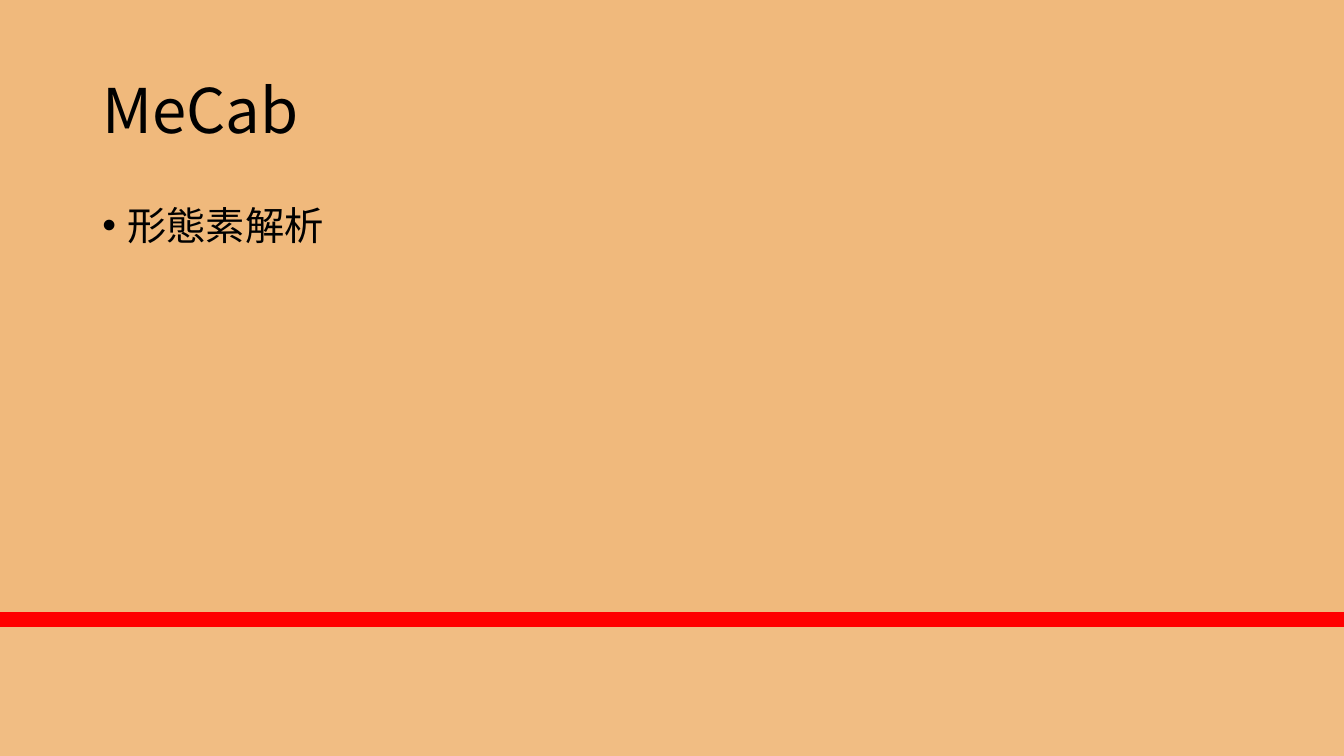
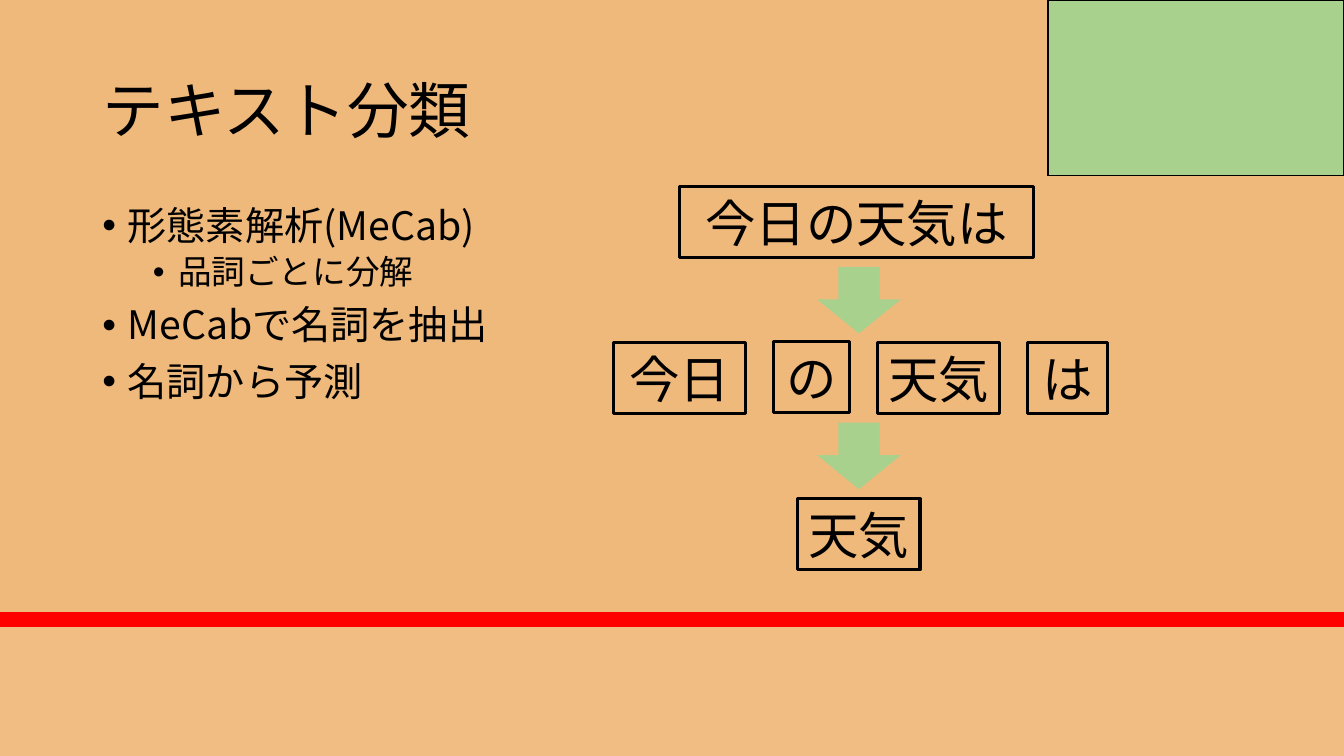
Before and after one commit to RikiishiSuzunosuke/AIspeaker_yosie, a slide deck: slide 13 of presentation/AIスピーカー開発_3_山田.pptx (slide 14 before the commit). Drawn at 1344x756 pixels with LibreOffice and Linux fonts; fonts in the diff are those of the drawing. Boxes give left, top, right and bottom in pixels: in the first picture for what was removed or moved away, otherwise in the second. Text is boxed around its words. In the diff, an @@ line names an element or a change of style, - is before the commit and + after.

```diff
--- a/presentation/AIスピーカー開発_3_山田.pptx
+++ b/presentation/AIスピーカー開発_3_山田.pptx
@@ rectangle added at (1049, 0, 1344, 175), fill #A9D18E, outline #000000 1 pt @@
@@ title at (102, 82, 470, 138): text changed @@
-MeCab
+テキスト分類
@@ text at (128, 207, 488, 400): text changed @@
-• 形態素解析
+• 形態素解析(MeCab)
+  • 品詞ごとに分解
+• MeCabで名詞を抽出
+• 名詞から予測
@@ rectangle added at (680, 187, 1034, 258), outline #000000 2.25 pt, 36 pt, text #000000 @@
+今日の天気は
@@ down arrow added at (820, 268, 899, 333), fill #A9D18E, outline #A9D18E 1 pt @@
@@ rectangle added at (613, 343, 745, 414), outline #000000 2.25 pt, 36 pt, text #000000 @@
+今日
@@ rectangle added at (773, 342, 850, 413), outline #000000 2.25 pt, 36 pt, text #000000 @@
+の
@@ rectangle added at (878, 343, 1000, 414), outline #000000 2.25 pt, 36 pt, text #000000 @@
+天気
@@ rectangle added at (1028, 343, 1108, 414), outline #000000 2.25 pt, 36 pt, text #000000 @@
+は
@@ down arrow added at (820, 423, 899, 488), fill #A9D18E, outline #A9D18E 1 pt @@
@@ rectangle added at (799, 499, 921, 571), outline #000000 2.25 pt, 36 pt, text #000000 @@
+天気
```
Also in this commit, not shown: 4 other slides changed, 1 slide added, 1 slide removed, 1 other file.
